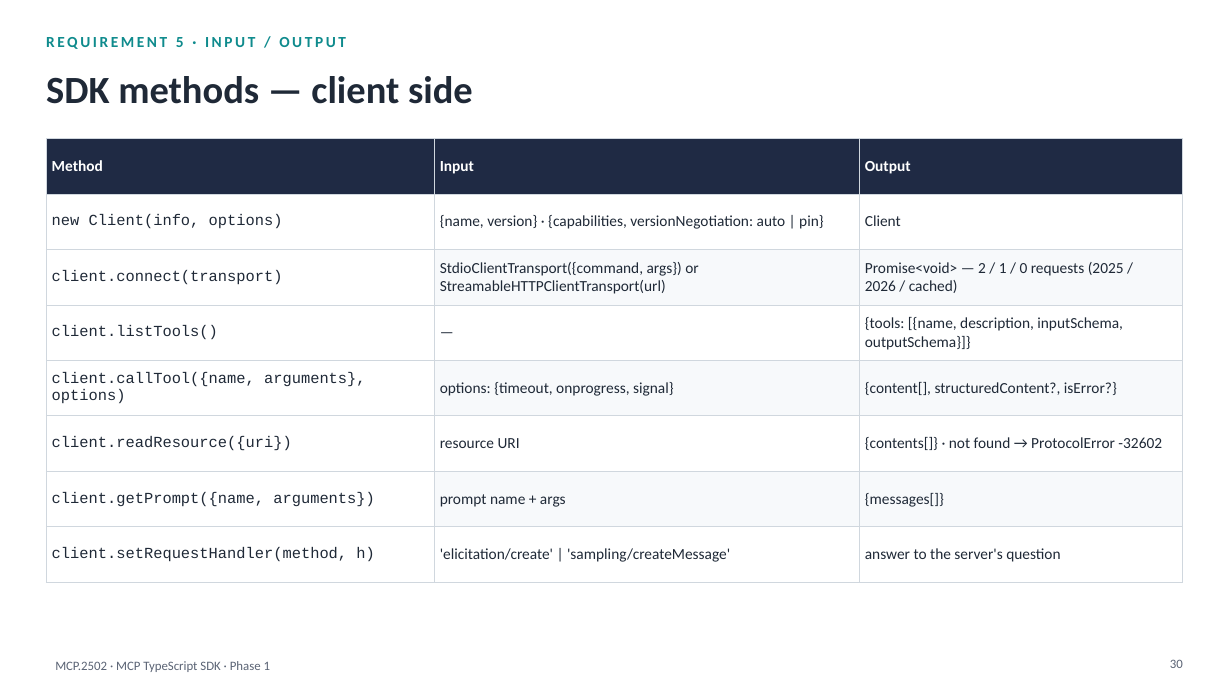
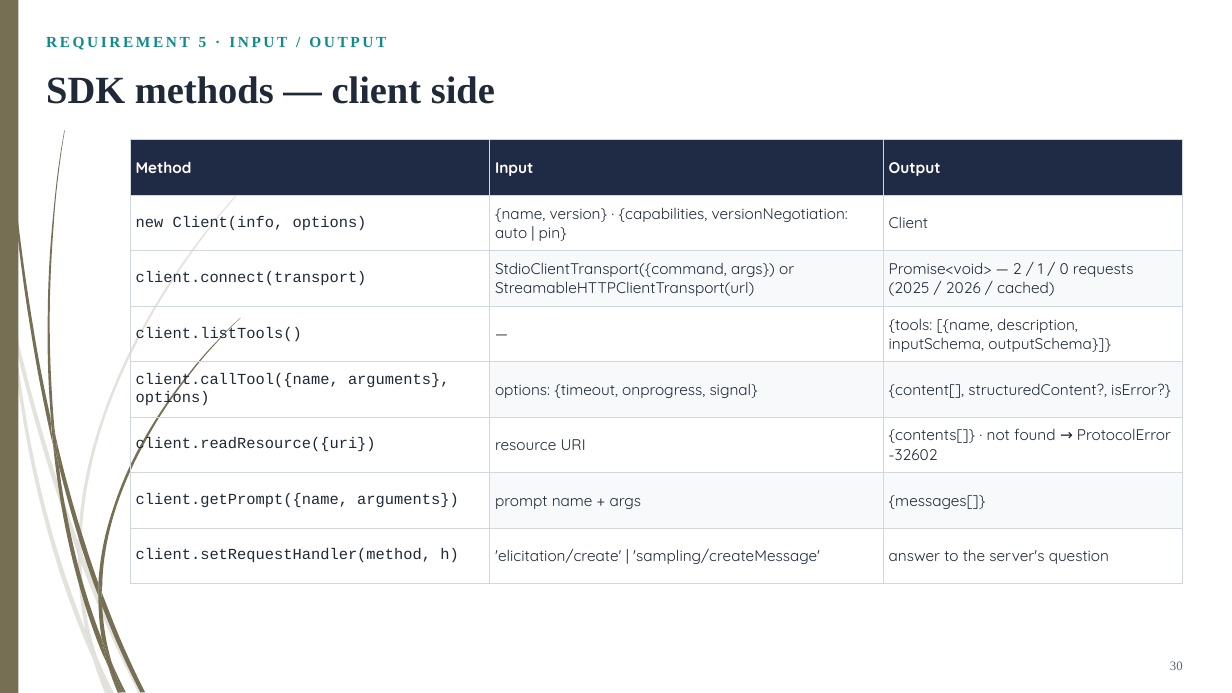
Before and after one commit to HaHiepThanh/mcp-ts, a slide deck: slide 30 of phase1/MCP-TS-SDK-phase1.pptx. Drawn at 1232x693 pixels with LibreOffice and Linux fonts; fonts in the diff are those of the drawing. Boxes give left, top, right and bottom in pixels: in the first picture for what was removed or moved away, otherwise in the second. Text is boxed around its words. In the diff, an @@ line names an element or a change of style, - is before the commit and + after.

```diff
--- a/phase1/MCP-TS-SDK-phase1.pptx
+++ b/phase1/MCP-TS-SDK-phase1.pptx
@@ rectangle added at [0, 0, 18, 693], fill #766F54 @@
@@ text "REQUIREMENT 5 · INPUT / ..." at [46, 36, 386, 50]: font Calibri to Times New Roman @@
@@ text "SDK methods — client side" at [46, 76, 495, 104]: font Calibri to Times New Roman @@
@@ table at [130, 140, 1183, 583] @@
@@ font Calibri to Quicksand in "Method", "Input", "Output", "{name, version} · {capabilities, versionNegotiation: auto | ..." and 13 more places @@
@@ table: place and size @@
-table at [46, 139, 1183, 566]
+table at [130, 140, 1183, 583]
@@ group added at [0, 141, 288, 693]: 10 freeform shapes @@
@@ group added at [3, 0, 240, 693]: 12 freeform shapes @@
@@ page number at [1170, 661, 1183, 670]: font Calibri to Times New Roman; vertical alignment top to middle @@
@@ text removed at [55, 661, 270, 672] @@
-MCP.2502 · MCP TypeScript SDK · Phase 1
```
Also in this commit, not shown: 45 other slides changed, 36 other files.
